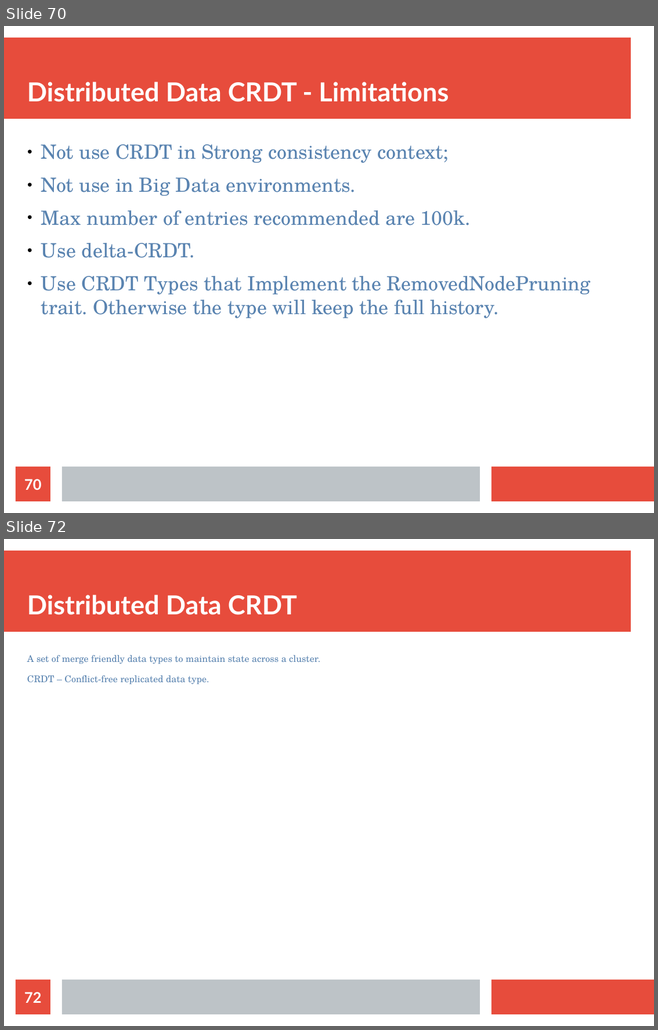
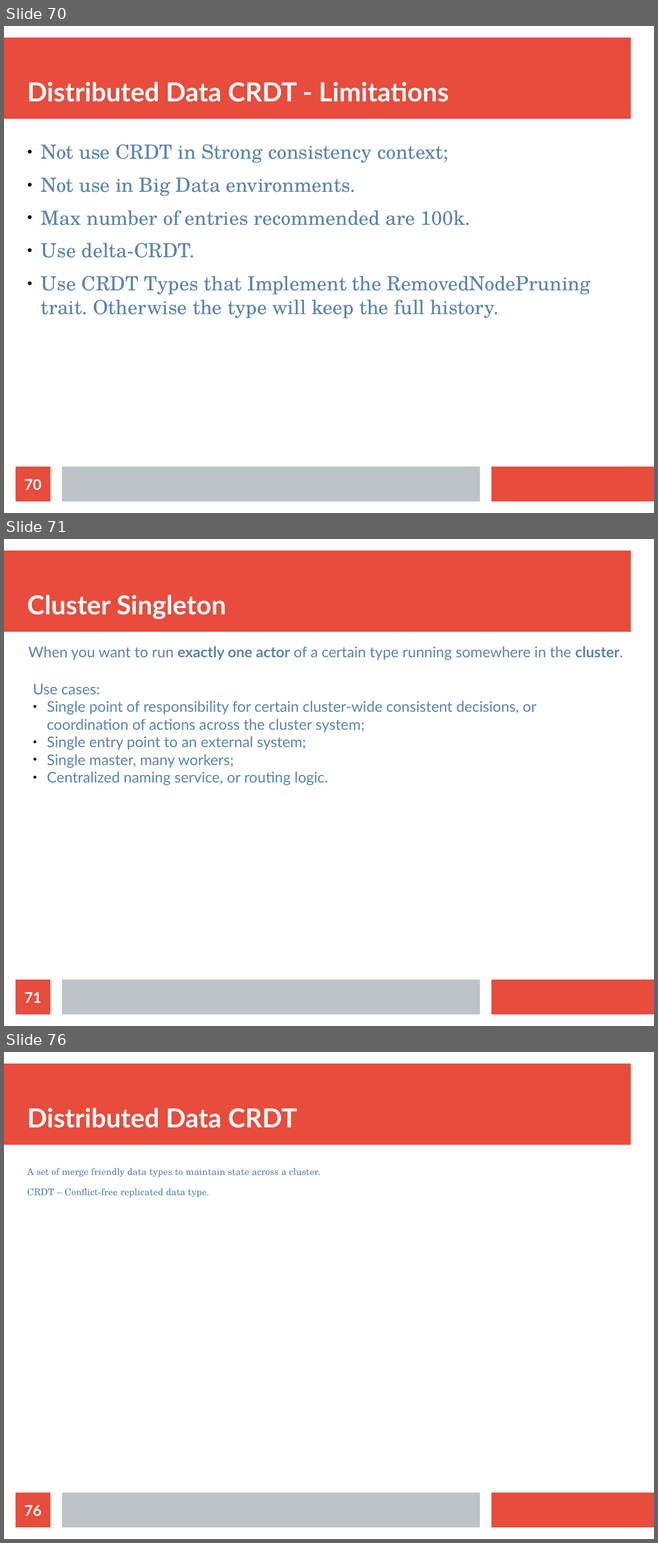
Before and after one commit to bytemania/akka-java-cluster, a slide deck: src/main/resources/res/presentation.odp. Shown one above the other, each under a label of ours: slides 70 and 72 before the commit, slides 70, 71 and 76 after it; the slides between them are not shown. The pictures are 658x1030 and 658x1543 pixels, drawn with LibreOffice and Linux fonts; fonts in the diff are those of the drawing. Boxes give left, top, right and bottom in pixels: in the first picture for what was removed or moved away, otherwise in the second. Text is boxed around its words. In the diff, an @@ line names an element or a change of style, - is before the commit and + after.

Commit message:
singleton code refinement

```diff
--- a/src/main/resources/res/presentation.odp
+++ b/src/main/resources/res/presentation.odp
@@ slide 71 added at (x1=4, y1=539, x2=654, y2=1026), background #FFFFFF; not listed: 3 template elements that a slide beside it also shows @@
@@ title added at (x1=27, y1=595, x2=226, y2=619), 32 pt, text #FFFFFF, bold @@
+Cluster Singleton
@@ text added at (x1=28, y1=646, x2=622, y2=660), 18 pt, text #5983B0 @@
+When you want to run exactly one actor of a certain type running somewhere in the cluster.
@@ text added at (x1=33, y1=684, x2=536, y2=785), 18 pt, text #5983B0 @@
+Use cases:
+● Single point of responsibility for certain cluster-wide consistent decisions, or coordination of actions across the cluster system;
+● Single entry point to an external system;
+● Single master, many workers;
+● Centralized naming service, or routing logic.
@@ page number added at (x1=16, y1=980, x2=50, y2=1015), fill #E74C3C, 18 pt, text #FFFFFF, bold @@
+71
@@ what was slide 72 is now slide 76 @@
@@ page number at (x1=24, y1=1505, x2=41, y2=1516): text changed @@
-72
+76
```
Also in this commit, not shown: 4 other slides added, 1 slide removed, 8 other files.
